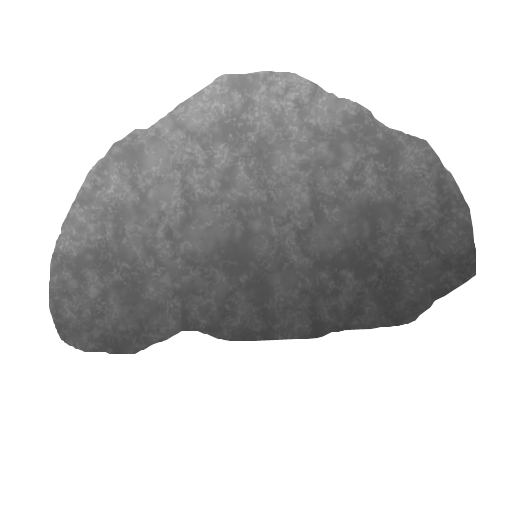
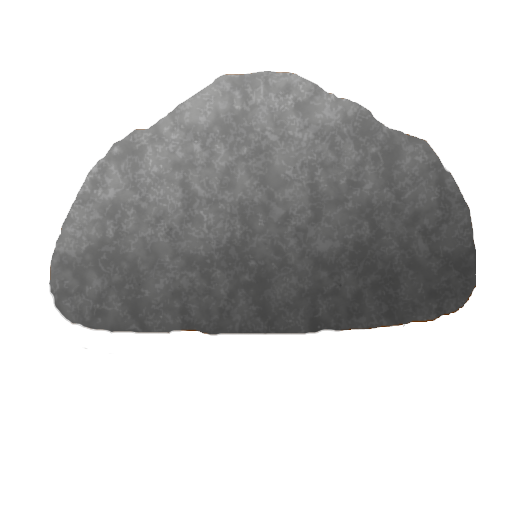
Comparing the layer stacks of the two (512, 512) images. Changes:
painted on "Layer 2" over (x1=49, y1=71, x2=476, y2=354)
removed layer "Layer 1" over (x1=49, y1=71, x2=476, y2=354)
